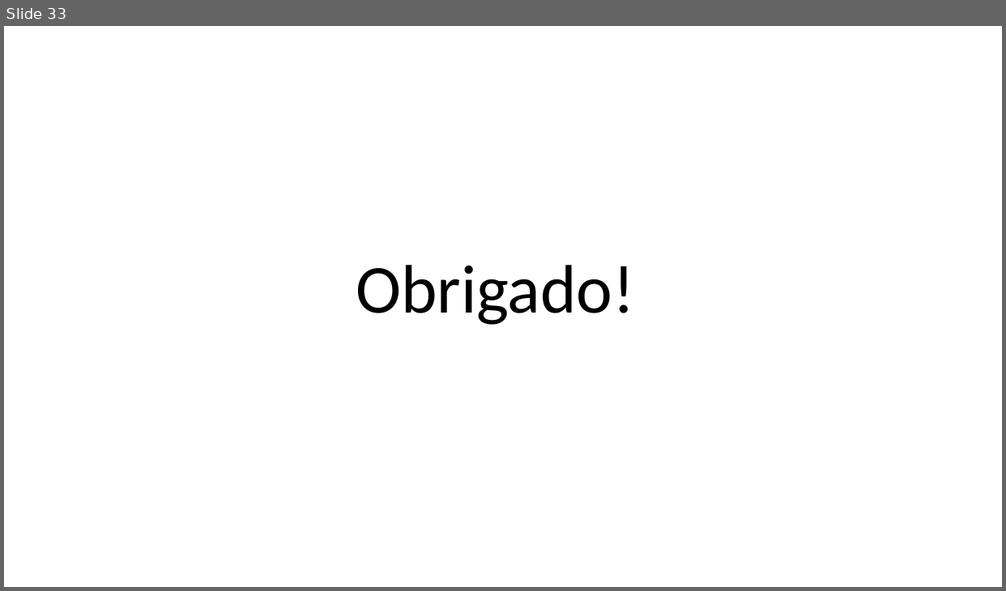
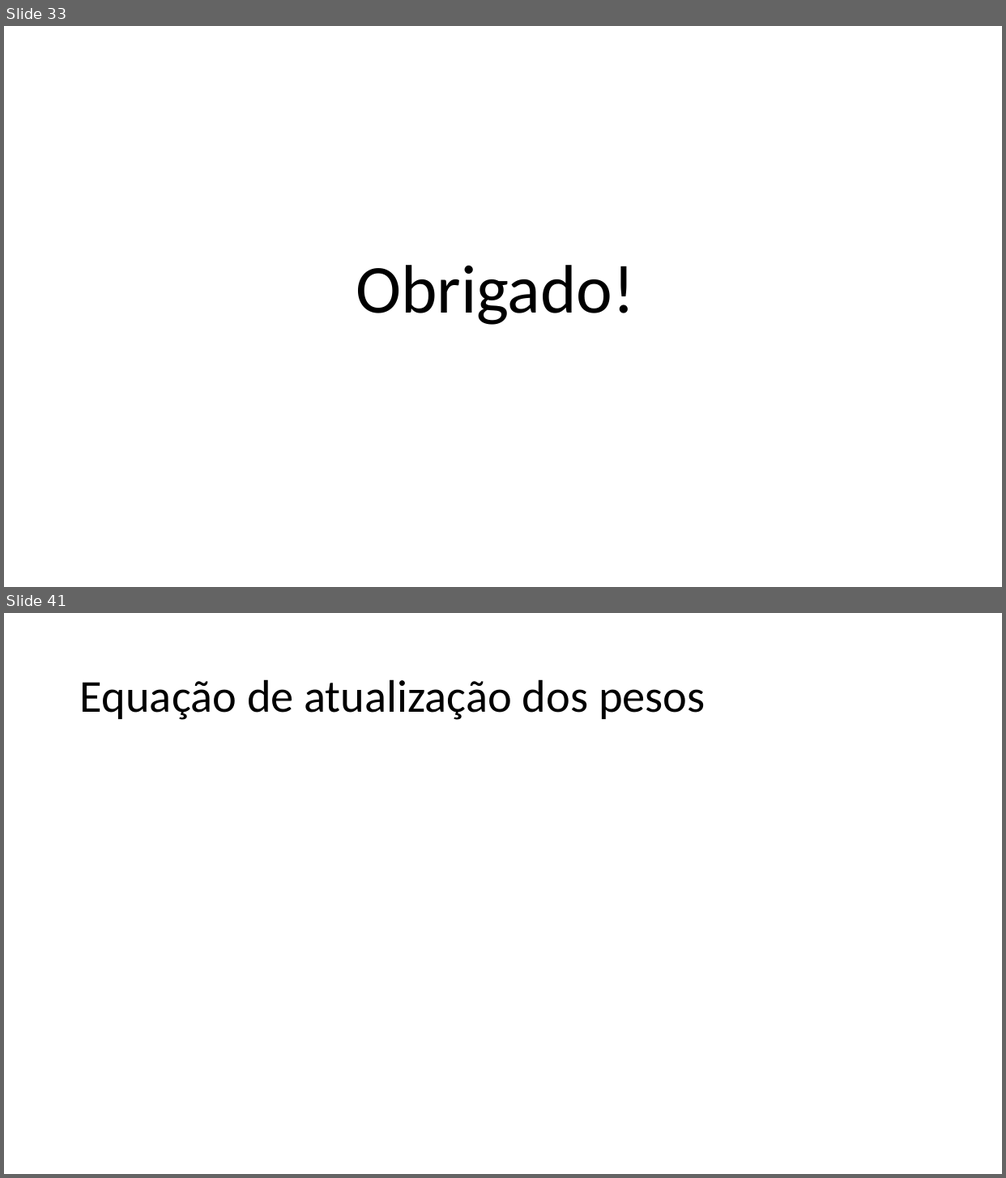
Before and after one commit to zz4fap/tp557-iot-ml, a slide deck: slides/TP557_6_Minimizando_o_erro.pptx. Shown one above the other, each under a label of ours: slide 33 before the commit, slides 33 and 41 after it; the slides between them are not shown. The pictures are 1006x591 and 1006x1178 pixels, drawn with LibreOffice and Linux fonts; fonts in the diff are those of the drawing; grey boxes stand for pictures. Boxes give left, top, right and bottom in pixels: in the first picture for what was removed or moved away, otherwise in the second. Text is boxed around its words. In the diff, an @@ line names an element or a change of style, - is before the commit and + after.

Commit message:
update of slides

```diff
--- a/slides/TP557_6_Minimizando_o_erro.pptx
+++ b/slides/TP557_6_Minimizando_o_erro.pptx
@@ slide 41 added at box(4, 613, 1002, 1174), background #FFFFFF @@
@@ title added at box(80, 679, 705, 720), 44 pt, text #000000 @@
+Equação de atualização dos pesos
```
Also in this commit, not shown: 7 other slides added.
